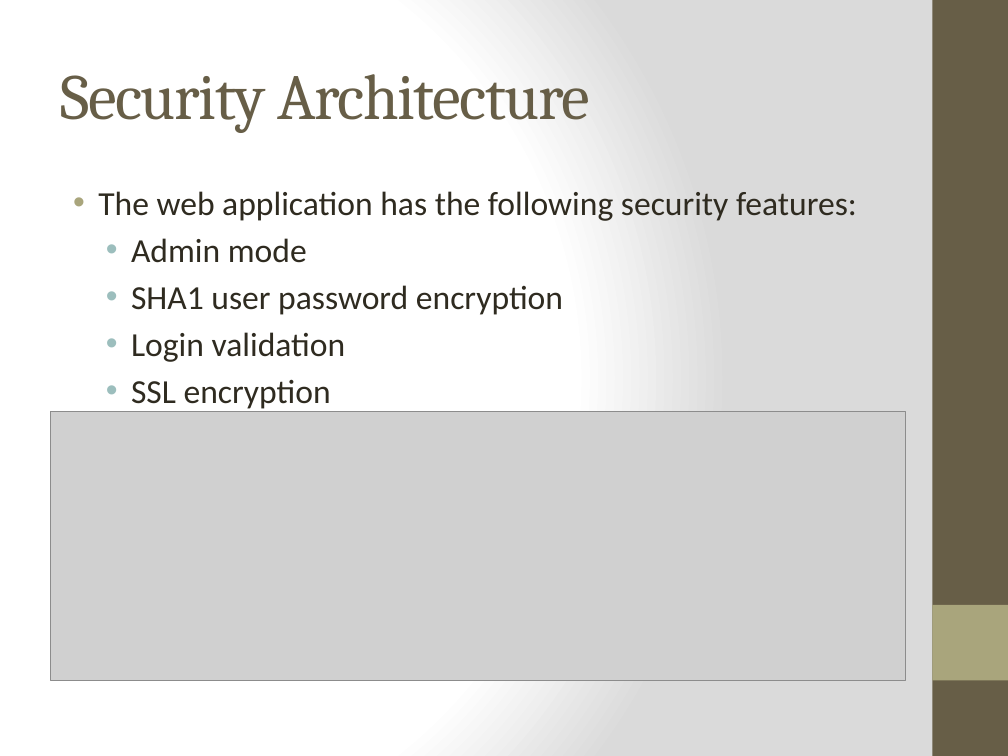
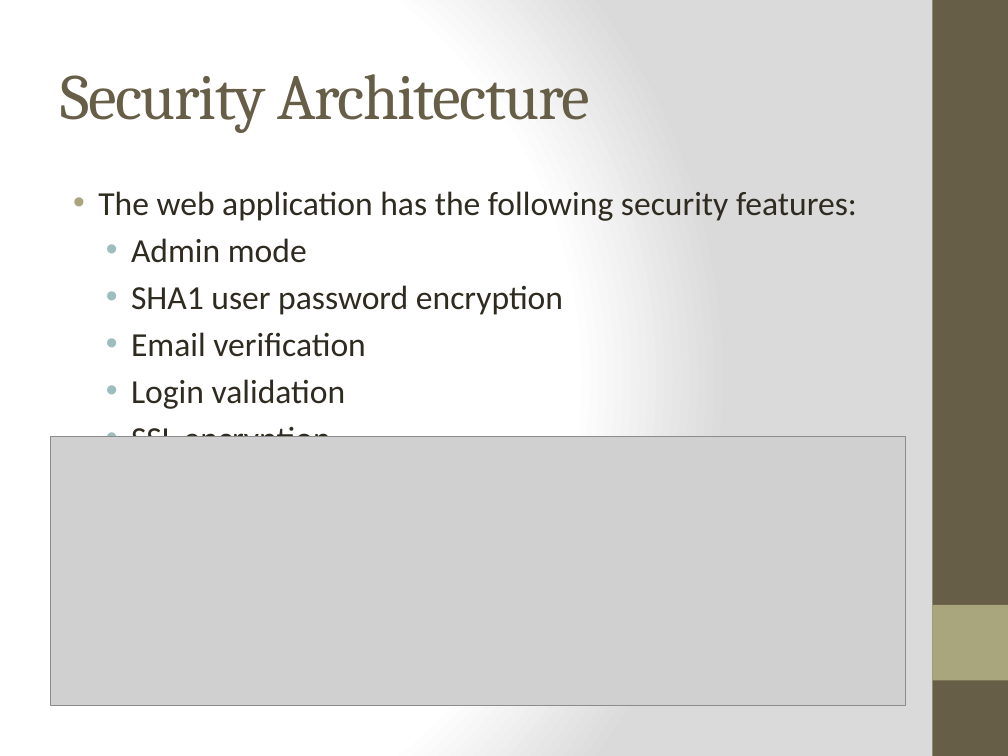
Before and after one commit to WesleyTrescott/MVC-Capstone, a slide deck: slide 13 of Design Specification/Design Specification.pptx. Drawn at 1008x756 pixels with LibreOffice and Linux fonts; fonts in the diff are those of the drawing; grey boxes stand for pictures. Boxes give left, top, right and bottom in pixels: in the first picture for what was removed or moved away, otherwise in the second. Text is boxed around its words. In the diff, an @@ line names an element or a change of style, - is before the commit and + after.

```diff
--- a/Design Specification/Design Specification.pptx
+++ b/Design Specification/Design Specification.pptx
@@ text at bbox=[131, 332, 366, 357]: paragraph added @@
+  • Email verification
@@ picture: place and size @@
-picture at bbox=[50, 411, 905, 680]
+picture at bbox=[50, 436, 905, 706]
```
Also in this commit, not shown: 4 other slides changed, 6 slides added, 4 slides removed, 2 other files.
